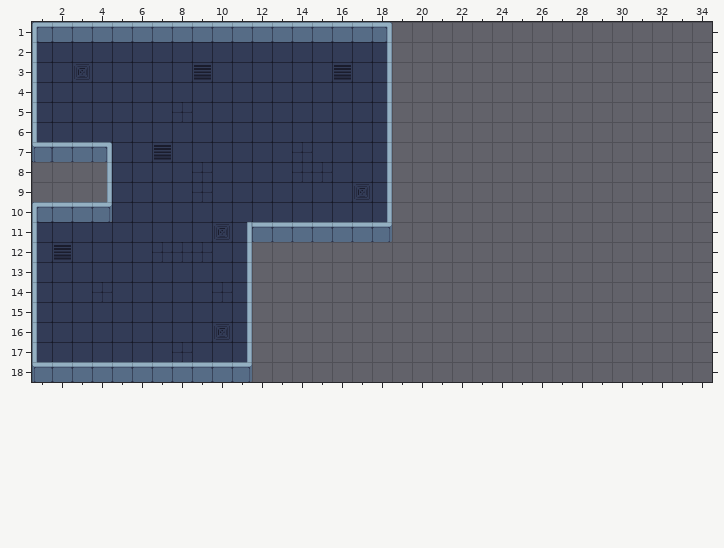
Tiled map (JSON) -- assets/images/maps/map1.tmj. Above, as it was before the edit.
Cells are 32x32 px. Shown: x 1..34, y 1..18. The old version is drawn lined up with the new one.
Once edited:
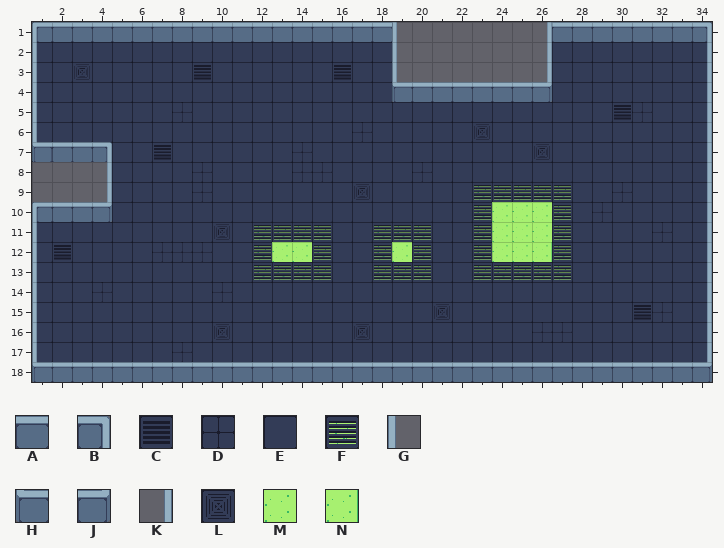
Key: from "tileset": A 5, B 8, C 69, D 70, E 71, F 73, G 75, H 78, J 80, K 83, L 106, M 146, N 147.
_ is an empty cell.
Diff:
map size 20x20 -> 40x20 cells
Layer "ground":
Tile C now appears in row 5 at x 30; in row 15 at x 31.
The author changed tile E to tile D in row 6 at x 17.
Tile D now appears in row 5 at x 31; in row 8 at x 20; in row 9 at x 30; in row 10 at x 29; in row 11 at x 32; in row 15 at x 32.
Tile D now appears in row 16 at x 26 to 27.
Tile E now appears in rows 2 to 4 at x 27 to 34; in row 5 at x 19 to 29 and 32 to 34; in row 6 at x 19 to 22 and 24 to 34; in row 7 at x 19 to 25 and 27 to 34; in row 8 at x 19 and 21 to 34; in row 9 at x 19 to 22, 28 to 29 and 31 to 34.
Tile E now appears in row 10 at x 19 to 22, 28 and 30 to 34; in row 11 at x 16 to 17, 21 to 22, 28 to 31 and 33 to 34; in rows 12 to 13 at x 16 to 17, 21 to 22 and 28 to 34; in row 14 at x 12 to 34; in row 15 at x 12 to 20, 22 to 30 and 33 to 34; in row 16 at x 12 to 16, 18 to 25 and 28 to 34.
Tile E now appears in row 17 at x 12 to 34.
Tile L now appears in row 6 at x 23; in row 7 at x 26; in row 15 at x 21; in row 16 at x 17.
Layer "wall":
The author changed tile B to tile A in row 1 at x 18.
The author changed tile J to tile A in row 18 at x 11.
Tile A now appears in row 1 at x 27 to 33; in row 4 at x 20 to 25; in row 18 at x 12 to 33.
Tile B now appears in row 1 at x 34.
The author changed tile A to tile F in row 11 at x 12 to 15.
The author changed tile J to tile F in row 11 at x 18.
Tile F now appears in row 9 at x 23 to 27; in row 10 at x 23 and 27; in row 11 at x 19 to 20, 23 and 27; in row 12 at x 12, 15, 18, 20, 23 and 27; in row 13 at x 12 to 15, 18 to 20 and 23 to 27.
Tile G now appears in rows 1 to 3 at x 19.
Tile H now appears in row 4 at x 19.
Tile J now appears in row 4 at x 26; in row 18 at x 34.
Tile K now appears in row 1 at x 26; in rows 2 to 3 at x 26 and 34; in rows 4 to 17 at x 34.
Tile M now appears in rows 10 to 11 at x 24 to 26; in row 12 at x 13 to 14, 19 and 24 to 25.
Tile N now appears in row 12 at x 26.
Tile A is removed in row 11 at x 16 to 17.
Tile K is removed in rows 2 to 10 at x 18; in rows 11 to 17 at x 11.
Where, in picture pixels (left, top, right, bottom), the same in both pictures:
changed: (247, 22, 712, 382)
